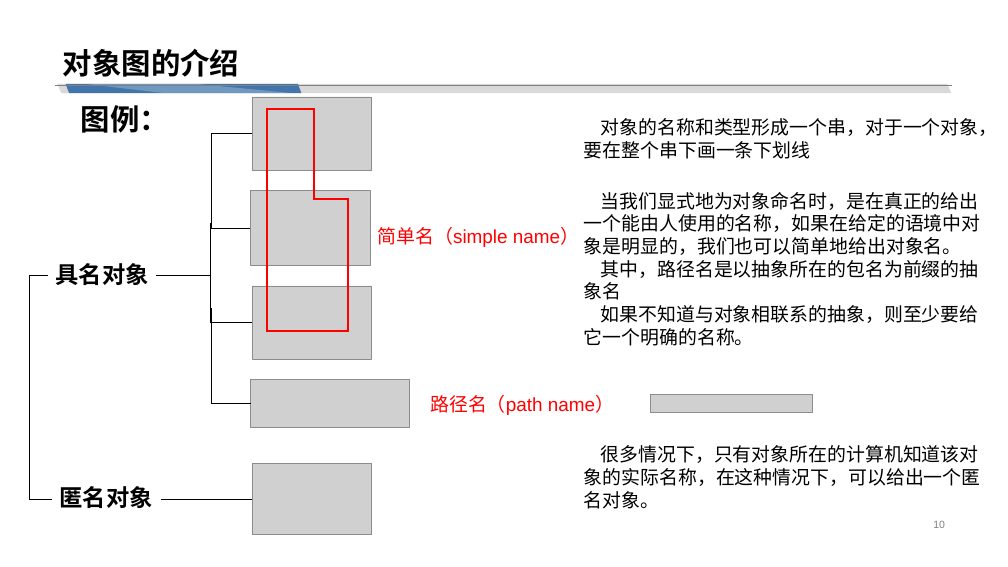
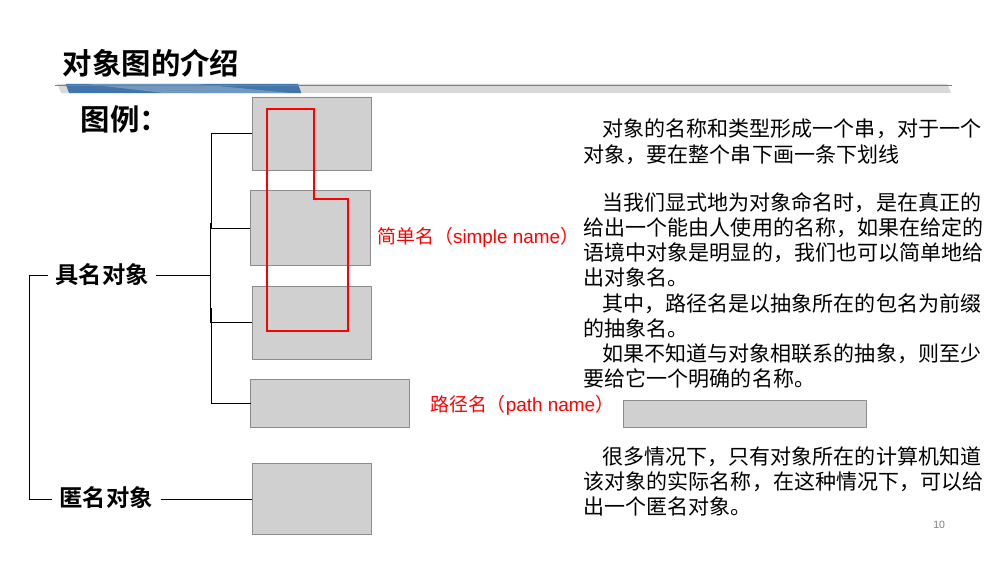
Before and after one commit to cchello/PRD2018-G01, a slide deck: slide 10 of 非受控文档/翻转PPT/UML基础III_对象图_构件图_包图.pptx. Drawn at 1008x567 pixels with LibreOffice and Linux fonts; fonts in the diff are those of the drawing; grey boxes stand for pictures. Boxes give left, top, right and bottom in pixels: in the first picture for what was removed or moved away, otherwise in the second. Text is boxed around its words. In the diff, an @@ line names an element or a change of style, - is before the commit and + after.

```diff
--- a/非受控文档/翻转PPT/UML基础III_对象图_构件图_包图.pptx
+++ b/非受控文档/翻转PPT/UML基础III_对象图_构件图_包图.pptx
@@ text "对象的名称和类型形成一个串，对于一个对象，要在整个串下画一条下划线" at box(584, 118, 982, 164): size 18 to 20 pt @@
@@ text at box(584, 192, 984, 388): size 18 to 20 pt in "当我们显式地为对象命名时，是在真正的给出一个能由人使用的名称，如果在给定的语境中对象是明显的，我们也可以简单地给出对象名 ...", "如果不知道与对象相联系的抽象，则至少要给它一个明确的名称。" @@
@@ text at box(584, 293, 982, 338): text changed; size 18 to 20 pt @@
-其中，路径名是以抽象所在的包名为前缀的抽象名
+其中，路径名是以抽象所在的包名为前缀的抽象名。
@@ picture: place and size @@
-picture at box(650, 395, 813, 413)
+picture at box(624, 401, 867, 428)
@@ text "很多情况下，只有对象所在的计算机知道该对象的实际名称，在这种情况下，可以给出一个匿名对象。" at box(584, 446, 984, 516): size 18 to 20 pt @@
```
Also in this commit, not shown: 27 other slides changed, 1 slide added.
